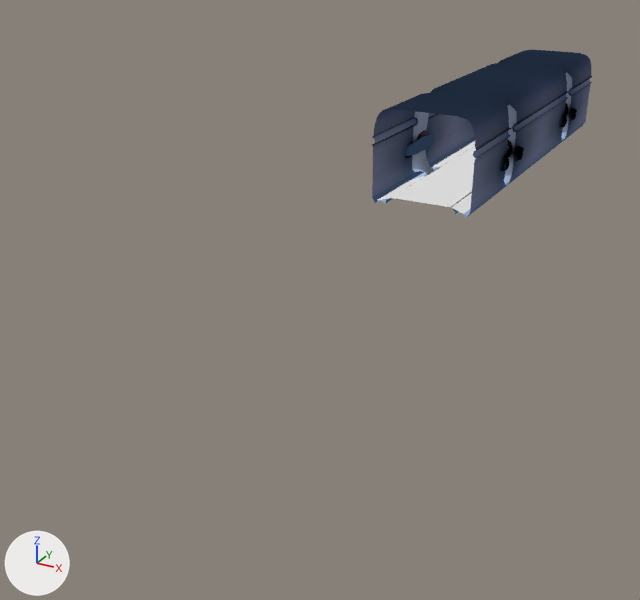
One commit to the glTF model corridor/level.gltf: the scene before it, then after it.
One viewpoint serves both versions: a 50 mm camera at (452.0, -1569.0, 375.0) aimed at (-96.0, -573.0, -124.0). The axes (+X, +Y, +Z) are drawn at lower left. The lights are the same throughout. The picture after the commit comes second. Vertices at exactly the same position are counted once.

Before the edit, the objects in view are built like this:
```python
me_corridor_tile = bpy.data.meshes.new('corridor-tile')
me_corridor_tile.from_pydata(...)  # 128 vertices, 205 faces; spans x 0.0..83.0, y 0.0..162.0, z -12.0..127.0
me_corridor_tile.materials.append(mat_material)
me_walkable_0 = bpy.data.meshes.new('walkable_0')
me_walkable_0.from_pydata(...)  # 24 vertices, 22 faces; spans x -67.0..64.0, y -456.0..192.0, z -6.0..0.0
ob_tile_000 = bpy.data.objects.new('tile.000', me_corridor_tile)
ob_tile_000.location = (-1.0, -293.0, 0.0)
ob_tile_001 = bpy.data.objects.new('tile.001', me_corridor_tile)
ob_tile_001.location = (-1.0, 32.0, 0.0)
ob_tile_003 = bpy.data.objects.new('tile.003', me_corridor_tile)
ob_tile_003.location = (-1.0, -293.0, 0.0)
ob_tile_003.rotation_euler = (0.0, -3.142, 0.0)  # degrees (0, -180, 0)
ob_tile_003.scale = (-1.0, -1.0, -1.0)
ob_tile_004 = bpy.data.objects.new('tile.004', me_corridor_tile)
ob_tile_004.location = (-1.0, -293.0, 0.0)
ob_tile_004.rotation_euler = (0.0, 0.0, 3.142)  # degrees (0, 0, 180)
ob_tile_005 = bpy.data.objects.new('tile.005', me_corridor_tile)
ob_tile_005.location = (-1.0, -293.0, 0.0)
ob_tile_005.rotation_euler = (3.142, 0.0, 0.0)  # degrees (180, 0, 0)
ob_tile_005.scale = (-1.0, -1.0, -1.0)
ob_tile_006 = bpy.data.objects.new('tile.006', me_corridor_tile)
ob_tile_006.location = (-1.0, 32.0, 0.0)
ob_tile_006.rotation_euler = (0.0, -3.142, 0.0)  # degrees (0, -180, 0)
ob_tile_006.scale = (-1.0, -1.0, -1.0)
ob_tile_007 = bpy.data.objects.new('tile.007', me_corridor_tile)
ob_tile_007.location = (-1.0, 32.0, 0.0)
ob_tile_007.rotation_euler = (0.0, 0.0, 3.142)  # degrees (0, 0, 180)
ob_walkable_0 = bpy.data.objects.new('walkable_0', me_walkable_0)
ob_walkable_0.location = (0.0, 0.0, 0.0)
```
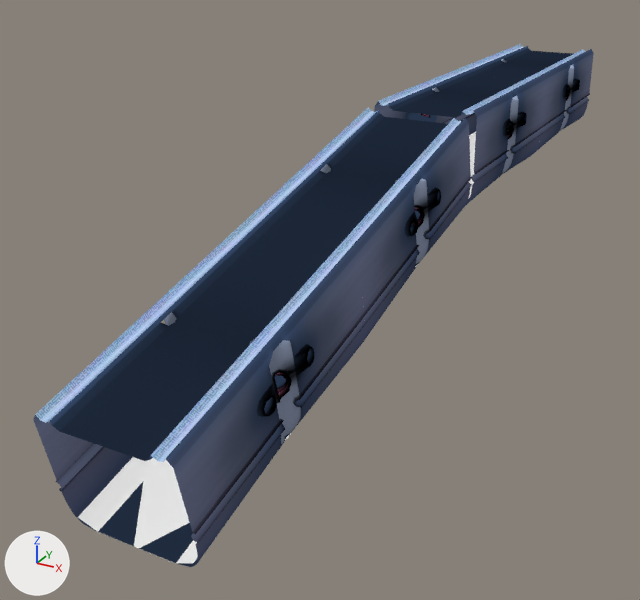
The change, as a list of edits to the scene's bpy script:
```text
Change me_walkable_0:
    remove me_walkable_0.from_pydata(...)  # 24 vertices, 22 faces; spans x -67.0..64.0, y -456.0..192.0, z -6.0..0.0
    add me_walkable_0.from_pydata(...)  # 28 vertices, 28 faces; spans x -67.0..64.0, y -1090.0..192.0, z -148.0..11.0
    me_walkable_0 part 1: 12 vertices moved from x -67.0..64.0, y -456.0..192.0, z -6.0 to x -67.0..64.0, y -457.0..192.0, z 11.0; 4 vertices added at x -67.0..64.0, y -1090.0..-1088.0, z -148.0..-138.0
Change ob_tile_000:
    ob_tile_000.location: (-1.0, -293.0, 0.0) -> (-1.0, -293.0, 124.0)
    ob_tile_000.rotation_euler: (0.0, 0.0, 0.0) -> (0.0, 0.0, 3.142)  # degrees (0, 0, 0) -> degrees (0, 0, 180)
    ob_tile_000.scale: (1.0, 1.0, 1.0) -> (-1.0, -1.0, -1.0)
Change ob_tile_003:
    ob_tile_003.scale: (-1.0, -1.0, -1.0) -> (1.0, 1.0, 1.0)
    ob_tile_003.location: (-1.0, -293.0, 0.0) -> (-1.0, -293.0, 124.0)
    ob_tile_003.rotation_euler: (0.0, -3.142, 0.0) -> (3.142, 0.0, 0.0)  # degrees (0, -180, 0) -> degrees (180, 0, 0)
Change ob_tile_004:
    ob_tile_004.rotation_euler: (0.0, 0.0, 3.142) -> (0.0, 0.0, 0.0)  # degrees (0, 0, 180) -> degrees (0, 0, 0)
    ob_tile_004.location: (-1.0, -293.0, 0.0) -> (-1.0, -293.0, 124.0)
    ob_tile_004.scale: (1.0, 1.0, 1.0) -> (-1.0, -1.0, -1.0)
Change ob_tile_005:
    ob_tile_005.scale: (-1.0, -1.0, -1.0) -> (1.0, 1.0, 1.0)
    ob_tile_005.location: (-1.0, -293.0, 0.0) -> (-1.0, -293.0, 124.0)
    ob_tile_005.rotation_euler: (3.142, 0.0, 0.0) -> (0.0, -3.142, 0.0)  # degrees (180, 0, 0) -> degrees (0, -180, 0)
Change ob_tile_006:
    ob_tile_006.scale: (-1.0, -1.0, -1.0) -> (1.0, 1.0, 1.0)
    ob_tile_006.location: (-1.0, 32.0, 0.0) -> (-1.0, 32.0, 124.0)
    ob_tile_006.rotation_euler: (0.0, -3.142, 0.0) -> (3.142, 0.0, 0.0)  # degrees (0, -180, 0) -> degrees (180, 0, 0)
Change ob_tile_007:
    ob_tile_007.rotation_euler: (0.0, 0.0, 3.142) -> (0.0, 0.0, 0.0)  # degrees (0, 0, 180) -> degrees (0, 0, 0)
    ob_tile_007.location: (-1.0, 32.0, 0.0) -> (-1.0, 32.0, 124.0)
    ob_tile_007.scale: (1.0, 1.0, 1.0) -> (-1.0, -1.0, -1.0)
Change ob_tile_001:
    ob_tile_001.location: (-1.0, 32.0, 0.0) -> (-1.0, 32.0, 124.0)
    ob_tile_001.rotation_euler: (0.0, 0.0, 0.0) -> (0.0, 0.0, 3.142)  # degrees (0, 0, 0) -> degrees (0, 0, 180)
    ob_tile_001.scale: (1.0, 1.0, 1.0) -> (-1.0, -1.0, -1.0)
Change ob_tile_002:
    ob_tile_002.scale: (-1.0, -1.0, -1.0) -> (1.0, 1.0, 1.0)
    ob_tile_002.location: (-1.0, 32.0, 0.0) -> (-1.0, 32.0, 124.0)
    ob_tile_002.rotation_euler: (3.142, 0.0, 0.0) -> (0.0, -3.142, 0.0)  # degrees (180, 0, 0) -> degrees (0, -180, 0)
Add ob_tile_015:
    ob_tile_015 = bpy.data.objects.new('tile.015', me_corridor_tile)
    ob_tile_015.location = (-1.0, -641.0, 85.0)
    ob_tile_015.rotation_euler = (-0.227, -3.142, 0.0)  # degrees (-13, -180, 0)
Add ob_tile_014:
    ob_tile_014 = bpy.data.objects.new('tile.014', me_corridor_tile)
    ob_tile_014.location = (-1.0, -641.0, 85.0)
    ob_tile_014.rotation_euler = (-0.227, 0.0, 3.142)  # degrees (-13, 0, 180)
    ob_tile_014.scale = (-1.0, -1.0, -1.0)
Add ob_tile_013:
    ob_tile_013 = bpy.data.objects.new('tile.013', me_corridor_tile)
    ob_tile_013.location = (-1.0, -641.0, 85.0)
    ob_tile_013.rotation_euler = (0.227, 0.0, 0.0)  # degrees (13, 0, 0)
    ob_tile_013.scale = (-1.0, -1.0, -1.0)
Add ob_tile_012:
    ob_tile_012 = bpy.data.objects.new('tile.012', me_corridor_tile)
    ob_tile_012.location = (-1.0, -641.0, 85.0)
    ob_tile_012.rotation_euler = (-2.915, 0.0, 0.0)  # degrees (-167, 0, 0)
Add ob_tile_011:
    ob_tile_011 = bpy.data.objects.new('tile.011', me_corridor_tile)
    ob_tile_011.location = (-1.0, -958.0, 12.0)
    ob_tile_011.rotation_euler = (-0.227, -3.142, 0.0)  # degrees (-13, -180, 0)
Add ob_tile_010:
    ob_tile_010 = bpy.data.objects.new('tile.010', me_corridor_tile)
    ob_tile_010.location = (-1.0, -958.0, 12.0)
    ob_tile_010.rotation_euler = (0.227, 0.0, 0.0)  # degrees (13, 0, 0)
    ob_tile_010.scale = (-1.0, -1.0, -1.0)
Add ob_tile_009:
    ob_tile_009 = bpy.data.objects.new('tile.009', me_corridor_tile)
    ob_tile_009.location = (-1.0, -958.0, 12.0)
    ob_tile_009.rotation_euler = (-2.915, 0.0, 0.0)  # degrees (-167, 0, 0)
Add ob_tile_008:
    ob_tile_008 = bpy.data.objects.new('tile.008', me_corridor_tile)
    ob_tile_008.location = (-1.0, -958.0, 12.0)
    ob_tile_008.rotation_euler = (-0.227, 0.0, 3.142)  # degrees (-13, 0, 180)
    ob_tile_008.scale = (-1.0, -1.0, -1.0)
```

Pixel boxes [x1, y1, x2, y2] of what changed, in the pictures (640 x 600 px; the box of a moved part takes in the faces that stretch with it):
'tile.009', added (blue)
    after: [102, 332, 286, 567]
'tile.010', added (blue)
    after: [33, 308, 211, 546]
'tile.008', added (blue)
    after: [212, 245, 367, 437]
'tile.012', added (blue)
    after: [296, 175, 420, 342]
'walkable_0', reshaped
    before: [378, 141, 476, 214]
    after: [78, 132, 476, 563]
'tile.014', added (blue)
    after: [362, 118, 472, 265]
'tile.011', added (blue)
    after: [151, 225, 295, 332]
'tile.004', moved, rescaled, turned
    before: [372, 93, 460, 203]
    after: [374, 83, 466, 122]
'tile.013', added (blue)
    after: [241, 160, 362, 245]
'tile.003', moved, turned, rescaled
    before: [425, 95, 511, 218]
    after: [426, 90, 515, 205]
'tile.000', moved, turned, rescaled
    before: [469, 76, 545, 188]
    after: [468, 74, 546, 174]
'tile.015', added (blue)
    after: [311, 107, 416, 176]
'tile.006', moved, turned, rescaled
    before: [503, 64, 568, 163]
    after: [501, 61, 571, 151]
'tile.005', moved, turned, rescaled
    before: [418, 74, 501, 175]
    after: [424, 67, 499, 124]
'tile.001', moved, turned, rescaled
    before: [532, 51, 592, 142]
    after: [531, 49, 594, 131]
'tile.007', moved, rescaled, turned
    before: [454, 63, 526, 152]
    after: [454, 55, 529, 135]
'tile.002', moved, turned, rescaled
    before: [498, 50, 554, 65]
    after: [494, 44, 554, 64]
part 1 of me_walkable_0, moved or reshaped
    before: [378, 141, 475, 214]
    after: [78, 132, 476, 563]
